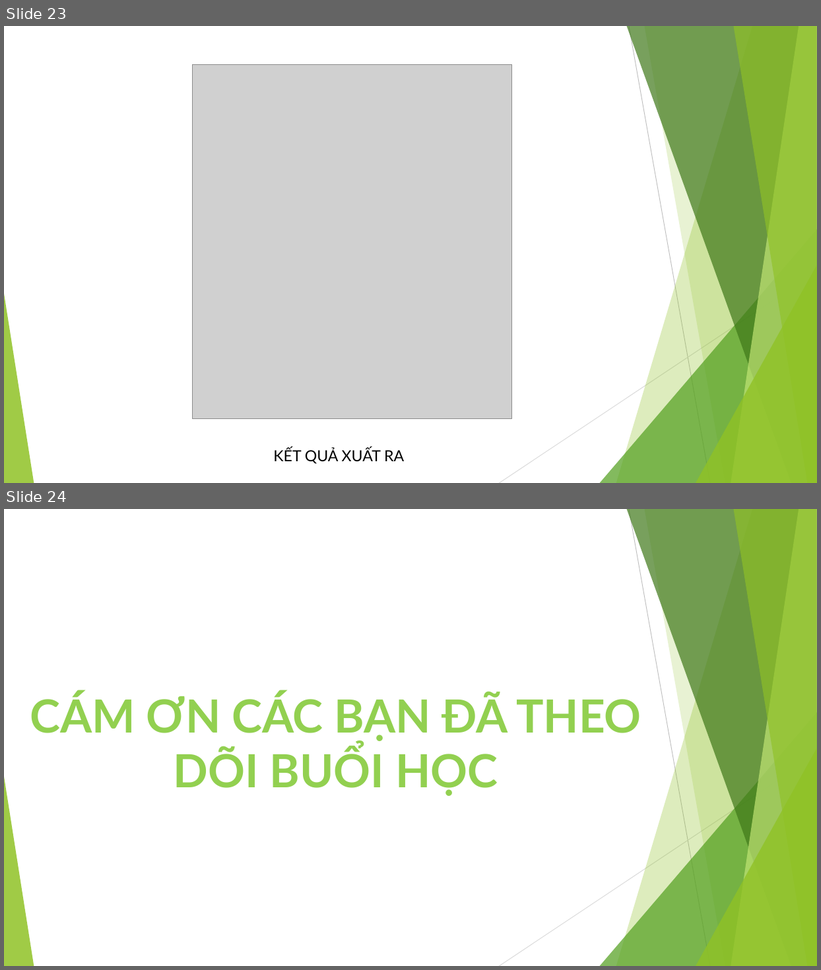
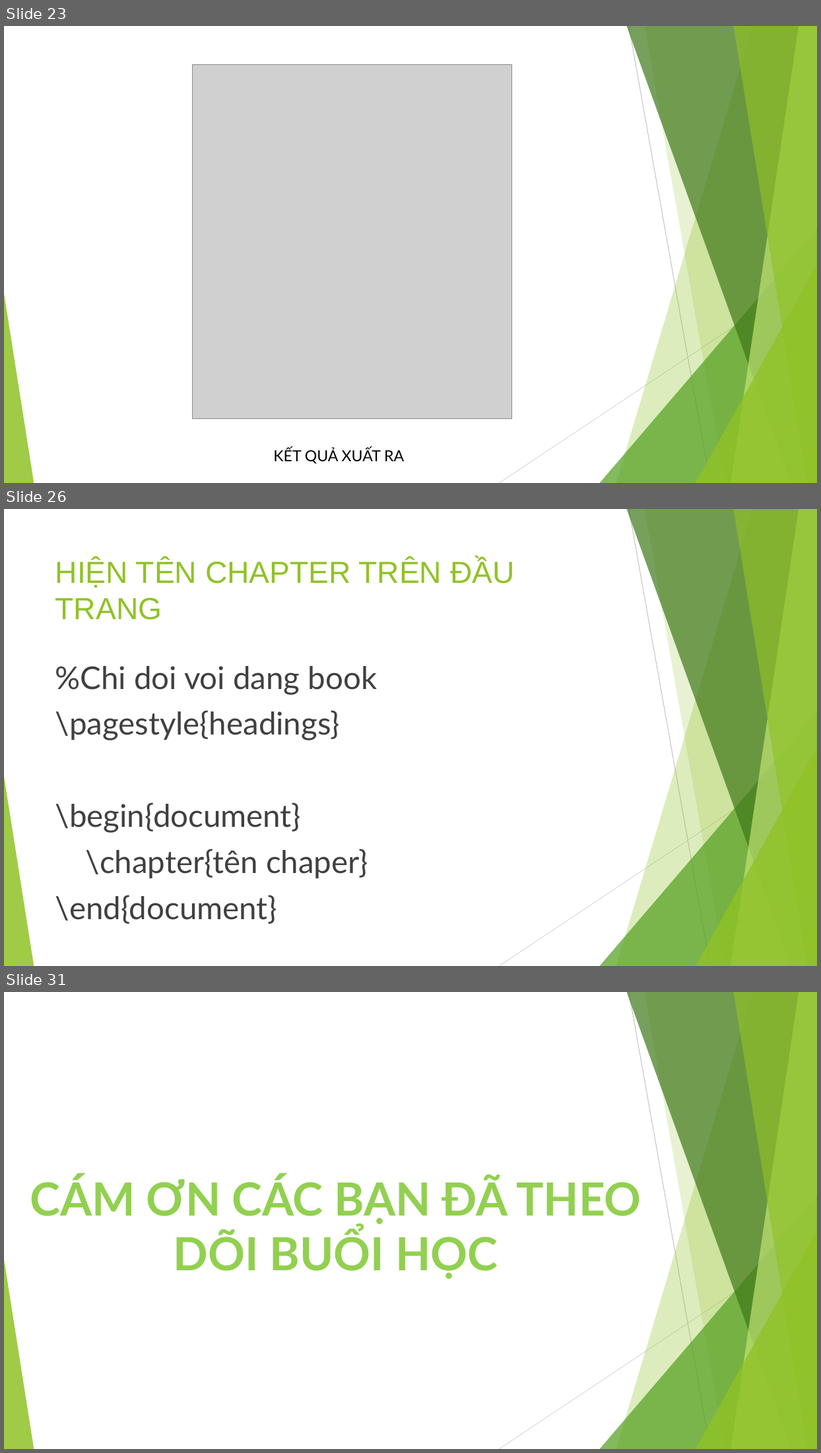
Before and after one commit to tientran0826/LaTeX, a slide deck: Bài 1/LATEX CƠ BẢN - Bài 1.pptx. Shown one above the other, each under a label of ours: slides 23 and 24 before the commit, slides 23, 26 and 31 after it; the slides between them are not shown. The pictures are 821x970 and 821x1453 pixels, drawn with LibreOffice and Linux fonts; fonts in the diff are those of the drawing; grey boxes stand for pictures. Boxes give left, top, right and bottom in pixels: in the first picture for what was removed or moved away, otherwise in the second. Text is boxed around its words. In the diff, an @@ line names an element or a change of style, - is before the commit and + after.

```diff
--- a/Bài 1/LATEX CƠ BẢN - Bài 1.pptx
+++ b/Bài 1/LATEX CƠ BẢN - Bài 1.pptx
@@ slide 26 added at [4,509,817,966], background #FFFFFF; not listed: 10 template elements that a slide beside it also shows @@
@@ title added at [55,559,514,620], 36 pt, text #90C226 @@
+HIỆN TÊN CHAPTER TRÊN ĐẦU TRANG
@@ text added at [55,666,377,924], 37 pt, text #404040 @@
+%Chi doi voi dang book
+\pagestyle{headings}
+\begin{document}
+\chapter{tên chaper}
+\end{document}
@@ what was slide 24 is now slide 31 @@
```
Also in this commit, not shown: 1 slide changed, 6 other slides added, 4 other files.
